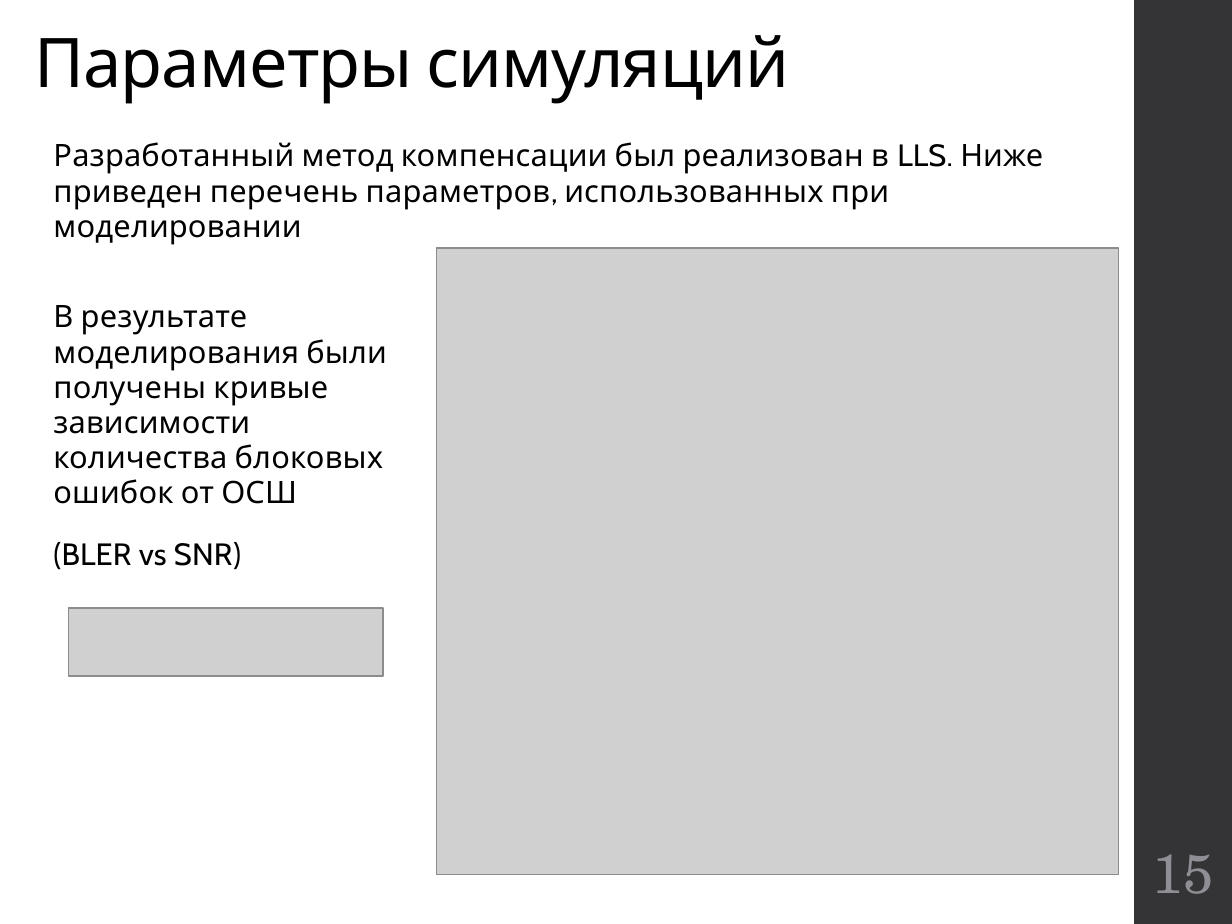
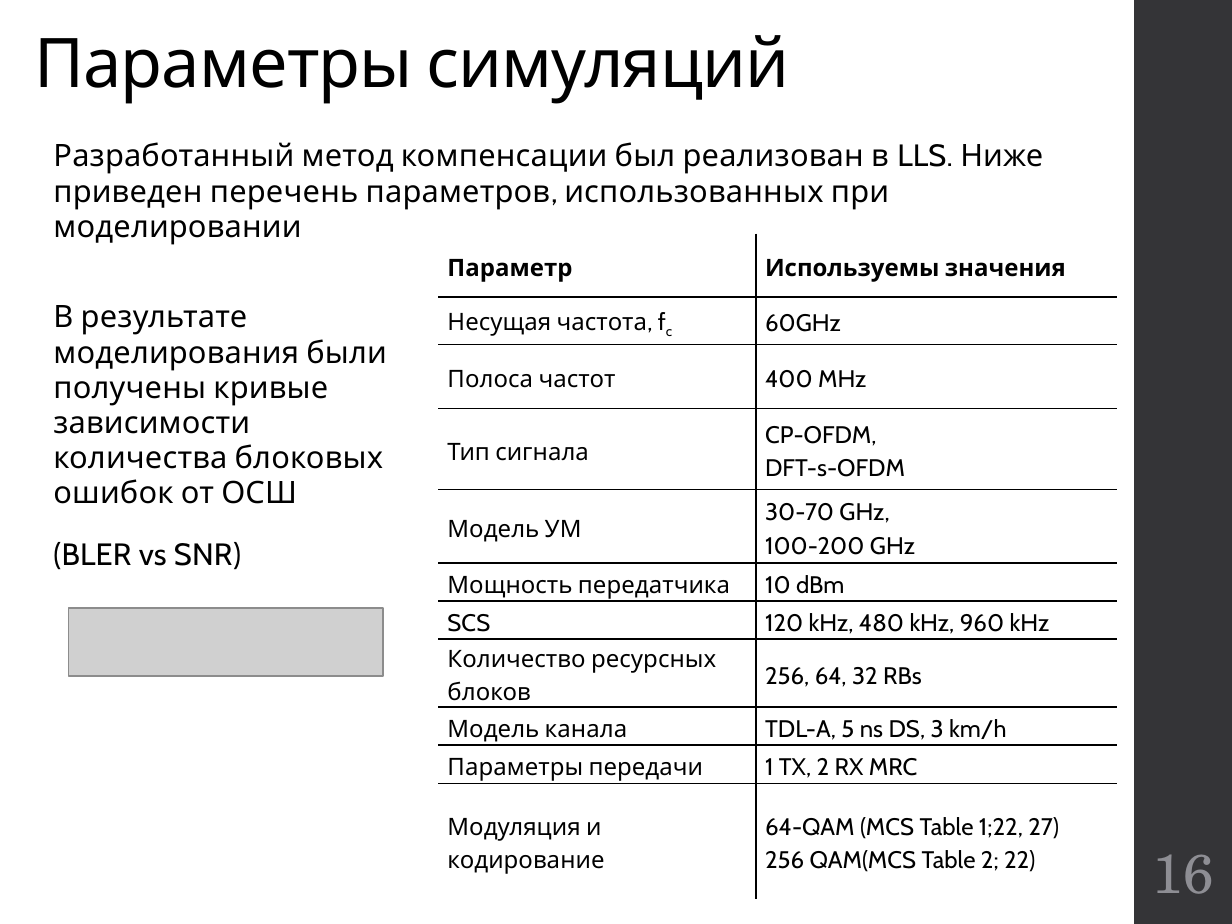
Before and after one commit to kannab98/graduation-paper, a slide deck: slide 16 of Presentation.pptx (slide 15 before the commit). Drawn at 1232x924 pixels with LibreOffice and Linux fonts; fonts in the diff are those of the drawing; grey boxes stand for pictures. Boxes give left, top, right and bottom in pixels: in the first picture for what was removed or moved away, otherwise in the second. Text is boxed around its words. In the diff, an @@ line names an element or a change of style, - is before the commit and + after.

```diff
--- a/Presentation.pptx
+++ b/Presentation.pptx
@@ table added at bbox=[439, 234, 1117, 898], 11 rows, 2 columns @@
+Параметр | Используемы значения
+Несущая частота, fc | 60GHz
+Полоса частот | 400 MHz
+Тип сигнала | CP-OFDM, / DFT-s-OFDM
+Модель УМ | 30-70 GHz, 100-200 GHz
+Мощность передатчика | 10 dBm
+SCS | 120 kHz, 480 kHz, 960 kHz
+Количество ресурсных блоков | 256, 64, 32 RBs
+Модель канала | TDL-A, 5 ns DS, 3 km/h
+Параметры передачи | 1 TX, 2 RX MRC
+Модуляция и кодирование | 64-QAM (MCS Table 1;22, 27) / 256 QAM(MCS Table 2; 22)
@@ picture removed at bbox=[436, 248, 1119, 875] @@
@@ page number at bbox=[1153, 854, 1214, 894]: text changed @@
-15
+16
```
Also in this commit, not shown: 9 other slides changed, 1 slide added, 9 other files.
